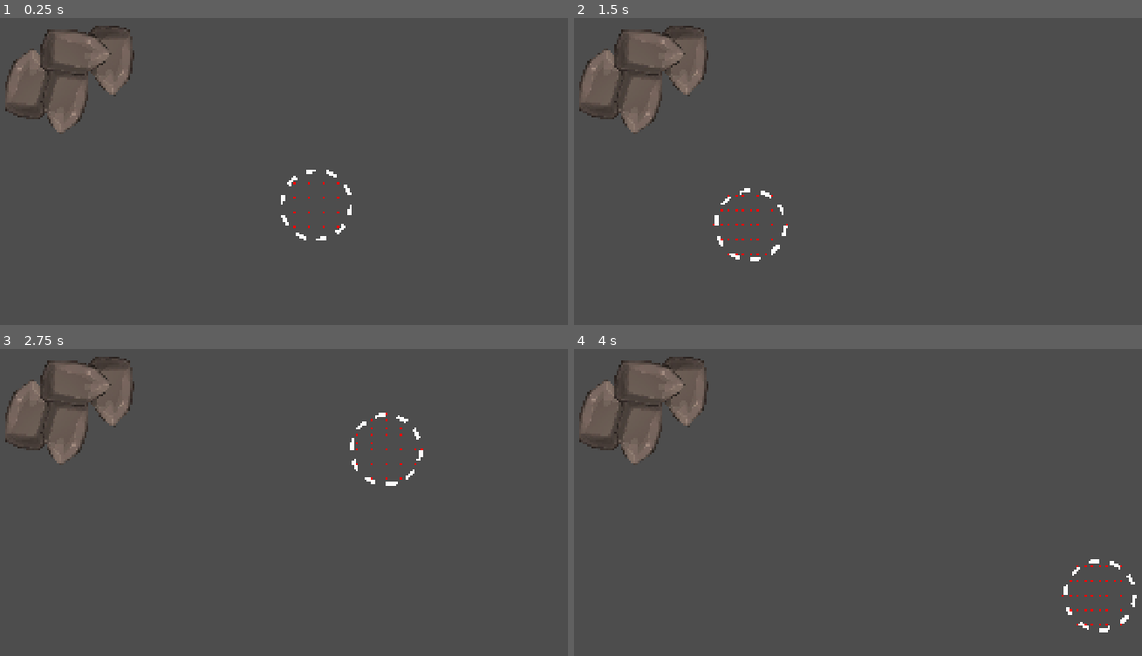
Above: before the commit, frames 1-4 (two rows, left to right).
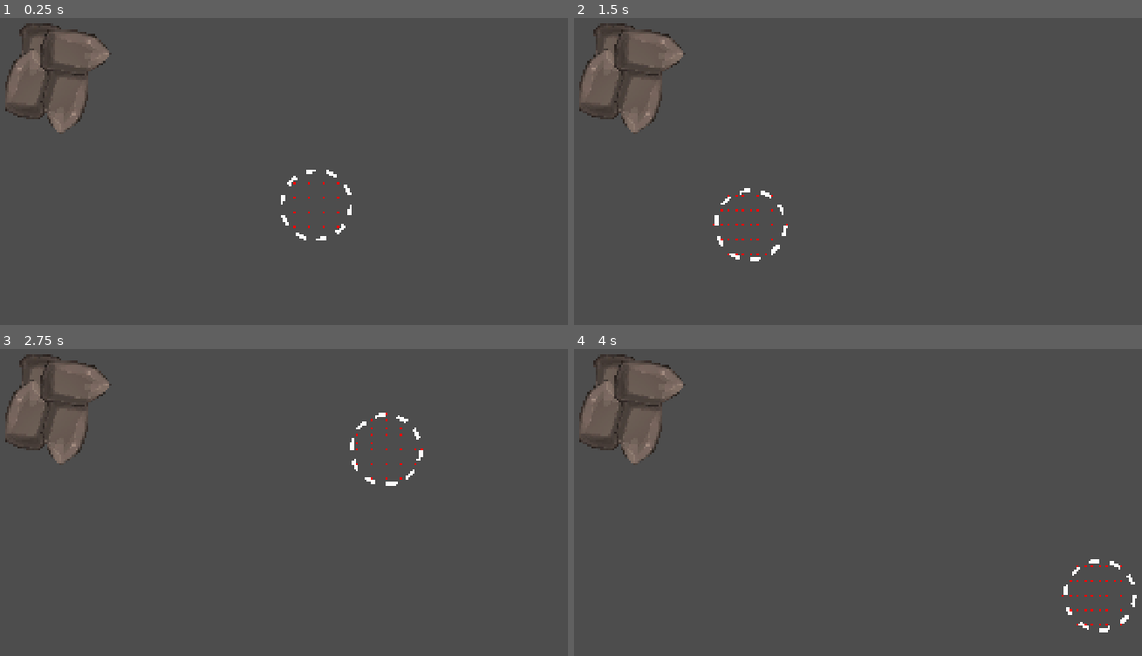
Above: after the commit, the same moments.

Repository: SirLich/fossil-fanatic
Game: Godot game, scene res://game.tscn
Same seed, same stepped clock (60 frames per second), same inputs: the game is played once before the commit and once after it.
Inputs (mouse positions are in pixels of both pictures, inside the frame that each line leads up to):
- Up to frame 1 (0.25 s): no input
- Up to frame 2 (1.5 s): tap Enter at 0.5 s; move the mouse to (1045, 183) at 0.52 s; click (1045, 183) at 0.6 s; tap Space at 1.25 s; move the mouse to (750, 223) at 1.27 s; click (750, 223) at 1.35 s
- Up to frame 3 (2.75 s): tap Enter at 2 s; move the mouse to (386, 450) at 2.02 s; click (386, 450) at 2.1 s
- Up to frame 4 (4 s): tap Space at 2.75 s; move the mouse to (852, 613) at 2.77 s; click (852, 613) at 2.85 s; tap Enter at 3.5 s; move the mouse to (1096, 594) at 3.52 s; click (1096, 594) at 3.6 s

The runs differ from the first frame. In frame 1, 1.1% of the frame differs, in the area x 3-24%, y 1-26%; in frame 2, 1.1%; in frame 3, 1.1%; in frame 4, 1.1%.

Commit message:
Apply my version of game.tscn

Diff:
--- a/game.tscn
+++ b/game.tscn
@@ -44,25 +44,27 @@
 layout_mode = 2
 text = "Hammer"
 
-[node name="Node2D2" type="Node2D" parent="."]
-position = Vector2(9, -9)
+[node name="Layer_1" type="Node2D" parent="."]
+position = Vector2(-180, -16)
 
-[node name="Rock3" parent="Node2D2" instance=ExtResource("2_e2o6t")]
+[node name="Rock3" parent="Layer_1" instance=ExtResource("2_e2o6t")]
 position = Vector2(387, 149)
 rotation = 2.95304
 
-[node name="Node2D" type="Node2D" parent="."]
+[node name="Layer_2" type="Node2D" parent="."]
+z_index = 1
 
-[node name="Rock" parent="Node2D" instance=ExtResource("2_e2o6t")]
+[node name="Rock" parent="Layer_2" instance=ExtResource("2_e2o6t")]
 position = Vector2(168, 207)
 
-[node name="Rock2" parent="Node2D" instance=ExtResource("2_e2o6t")]
+[node name="Rock2" parent="Layer_2" instance=ExtResource("2_e2o6t")]
 position = Vector2(269, 247)
 rotation = 3.13936
 
-[node name="Rock3" parent="Node2D" instance=ExtResource("2_e2o6t")]
+[node name="Rock3" parent="Layer_2" instance=ExtResource("2_e2o6t")]
 position = Vector2(296, 120)
 rotation = 1.47652
 
 [node name="Hammer" parent="." instance=ExtResource("1_80nbo")]
+z_index = 100
 position = Vector2(0, 27)
